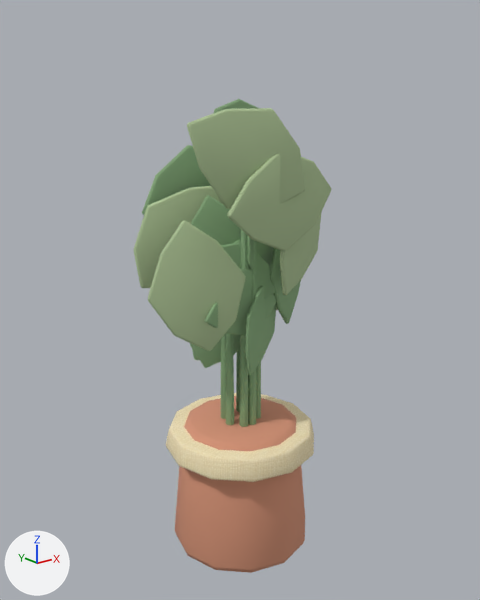
The Blender file assets-source/blender/large-plant.blend as it was, and as the next commit left it.
Before and after are seen from a camera (50 mm lens) standing at (-0.991, -1.235, 1.17) and looking at (0.003, 0.007, 0.673). The axes (+X, +Y, +Z) are drawn at lower left. The lights are the same throughout. The first picture is the older version.

The first picture shows 'plant_leaf', 'plant_leaf.001', 'plant_leaf.002', 'plant_leaf.003', 'plant_leaf.004', 'plant_leaf.005', 'plant_leaf.006', 'plant_leaf.007', 'plant_pot_rim', 'plant_side_leaf', 'plant_side_leaf.001', 'plant_side_leaf.003', 'plant_side_leaf.004', 'plant_side_leaf.006', 'plant_side_leaf.007', 'plant_side_leaf.008', 'plant_stem.001', 'plant_stem.002', 'plant_stem.003', 'plant_stem.004', 'plant_stem.005', 'plant_stem.007', 'plant_textured_pot'.
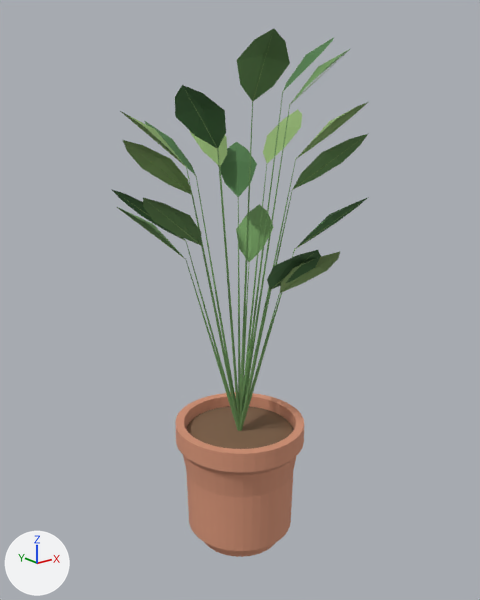
Not visible in the pictures: 'plant_leaf.008'.

Location of each change, (x1, y1, x2, y2) in pixels of the pictures (480 x 600 px):
'plant_textured_pot', reshaped, moved (7% shorter)
    before: (175, 396, 305, 573)
    after: (175, 393, 304, 557)
'plant_leaf.004', deleted
    before: (148, 220, 246, 351)
'plant_leaf.007', deleted
    before: (187, 108, 306, 209)
'veined_houseplant_leaf.001', added
    after: (117, 28, 369, 262)
'veined_houseplant_leaf', added
    after: (111, 37, 369, 290)
'plant_pot_rim', deleted
    before: (166, 393, 314, 482)
'plant_leaf.002', deleted
    before: (227, 154, 331, 251)
'houseplant_petiole', added
    after: (186, 92, 296, 431)
'veined_houseplant_leaf.002', added
    after: (120, 102, 368, 292)
'plant_leaf.001', deleted
    before: (133, 186, 224, 288)
'dark_potting_soil', added (brown)
    after: (186, 406, 293, 449)
'plant_leaf.006', deleted (green)
    before: (142, 145, 211, 215)
'plant_side_leaf.004', deleted (green)
    before: (245, 286, 276, 375)
'plant_leaf.005', deleted
    before: (280, 211, 322, 295)
'plant_side_leaf.003', deleted (green)
    before: (191, 195, 241, 245)
'plant_side_leaf.001', deleted (green)
    before: (205, 268, 282, 335)
'plant_stem.007', deleted (green)
    before: (239, 230, 248, 427)
'plant_leaf', deleted (green)
    before: (270, 248, 301, 324)
'plant_side_leaf.006', deleted (green)
    before: (221, 243, 275, 299)
'plant_stem.004', deleted (green)
    before: (226, 334, 234, 425)
'plant_stem.002', deleted (green)
    before: (248, 241, 256, 425)
'plant_side_leaf.008', deleted (green)
    before: (190, 334, 240, 368)
'leaf_midrib', added
    after: (118, 36, 362, 293)
'plant_side_leaf.007', deleted (green)
    before: (247, 235, 274, 269)
'plant_stem.001', deleted (green)
    before: (221, 333, 226, 419)
'plant_stem.005', deleted
    before: (256, 362, 261, 419)
'plant_leaf.003', deleted
    before: (214, 99, 258, 113)
'plant_stem.003', deleted (mostly hidden)
    before: (236, 348, 240, 412)
'plant_side_leaf', deleted (mostly hidden)
    before: (192, 349, 199, 360)
part 1 of me_cone_050, cut back
    before: (175, 396, 305, 573)
    after: (175, 393, 304, 557)

Diff of the bpy script that builds the scene:
```diff
--- a/assets-source/blender/large-plant.blend.py
+++ b/assets-source/blender/large-plant.blend.py
@@ me_cone_050 @@
-me_cone_050.from_pydata(...)  # 72 vertices, 62 faces; spans x -0.184..0.184, y -0.184..0.184, z -0.176..0.176
+me_cone_050.from_pydata(...)  # 240 vertices, 200 faces; spans x -0.169..0.168, y -0.167..0.176, z 0.0..0.341
+# me_cone_050 part 1: 72 vertices removed from x -0.184..0.184, y -0.184..0.184, z -0.176..0.176; 240 vertices added at x -0.169..0.168, y -0.167..0.176, z 0.0..0.341
+# me_cone_050 part 2: the surface is now shaded flat
 me_cone_050.materials.append(mat_terracotta)
@@ ob_plant_textured_pot @@
 ob_plant_textured_pot = bpy.data.objects.new('plant_textured_pot', me_cone_050)
-ob_plant_textured_pot.location = (0.0, 0.0, 0.175)
+ob_plant_textured_pot.location = (0.0, 0.0, 0.0)
@@ ob_plant_pot_rim @@
-ob_plant_pot_rim = bpy.data.objects.new('plant_pot_rim', me_cone_051)
@@ ob_plant_leaf @@
-ob_plant_leaf = bpy.data.objects.new('plant_leaf', me_plant_leaf)
@@ ob_plant_side_leaf @@
-ob_plant_side_leaf = bpy.data.objects.new('plant_side_leaf', me_plant_side_leaf)
@@ ob_plant_stem_001 @@
-ob_plant_stem_001 = bpy.data.objects.new('plant_stem.001', me_cone_053)
@@ ob_plant_leaf_001 @@
-ob_plant_leaf_001 = bpy.data.objects.new('plant_leaf.001', me_plant_leaf_001)
@@ ob_plant_side_leaf_001 @@
-ob_plant_side_leaf_001 = bpy.data.objects.new('plant_side_leaf.001', me_plant_side_leaf_001)
@@ ob_plant_stem_002 @@
-ob_plant_stem_002 = bpy.data.objects.new('plant_stem.002', me_cone_054)
@@ ob_plant_leaf_002 @@
-ob_plant_leaf_002 = bpy.data.objects.new('plant_leaf.002', me_plant_leaf_002)
@@ ob_plant_stem_003 @@
-ob_plant_stem_003 = bpy.data.objects.new('plant_stem.003', me_cone_055)
@@ ob_plant_leaf_003 @@
-ob_plant_leaf_003 = bpy.data.objects.new('plant_leaf.003', me_plant_leaf_003)
@@ ob_plant_side_leaf_003 @@
-ob_plant_side_leaf_003 = bpy.data.objects.new('plant_side_leaf.003', me_plant_side_leaf_003)
@@ ob_plant_stem_004 @@
-ob_plant_stem_004 = bpy.data.objects.new('plant_stem.004', me_cone_056)
@@ ob_plant_leaf_004 @@
-ob_plant_leaf_004 = bpy.data.objects.new('plant_leaf.004', me_plant_leaf_004)
@@ ob_plant_side_leaf_004 @@
-ob_plant_side_leaf_004 = bpy.data.objects.new('plant_side_leaf.004', me_plant_side_leaf_004)
@@ ob_plant_stem_005 @@
-ob_plant_stem_005 = bpy.data.objects.new('plant_stem.005', me_cone_057)
@@ ob_plant_leaf_005 @@
-ob_plant_leaf_005 = bpy.data.objects.new('plant_leaf.005', me_plant_leaf_005)
@@ ob_plant_leaf_006 @@
-ob_plant_leaf_006 = bpy.data.objects.new('plant_leaf.006', me_plant_leaf_006)
@@ ob_plant_side_leaf_006 @@
-ob_plant_side_leaf_006 = bpy.data.objects.new('plant_side_leaf.006', me_plant_side_leaf_006)
@@ ob_plant_stem_007 @@
-ob_plant_stem_007 = bpy.data.objects.new('plant_stem.007', me_cone_059)
@@ ob_plant_leaf_007 @@
-ob_plant_leaf_007 = bpy.data.objects.new('plant_leaf.007', me_plant_leaf_007)
@@ ob_plant_side_leaf_007 @@
-ob_plant_side_leaf_007 = bpy.data.objects.new('plant_side_leaf.007', me_plant_side_leaf_007)
@@ ob_plant_leaf_008 @@
-ob_plant_leaf_008 = bpy.data.objects.new('plant_leaf.008', me_plant_leaf_008)
@@ ob_plant_side_leaf_008 @@
-ob_plant_side_leaf_008 = bpy.data.objects.new('plant_side_leaf.008', me_plant_side_leaf_008)
@@ ob_veined_houseplant_leaf_002 @@
+ob_veined_houseplant_leaf_002 = bpy.data.objects.new('veined_houseplant_leaf.002', me_veined_houseplant_leaf_002)  # 54 vertices, 48 faces; spans x -0.3..0.282, y -0.3..0.297, z 0.722..1.148; in mat_foliage_new_growth (green #90b16f)
+ob_veined_houseplant_leaf_002.location = (0.0, 0.0, 0.0)
@@ ob_veined_houseplant_leaf_001 @@
+ob_veined_houseplant_leaf_001 = bpy.data.objects.new('veined_houseplant_leaf.001', me_veined_houseplant_leaf_001)  # 54 vertices, 48 faces; spans x -0.296..0.293, y -0.272..0.216, z 0.737..1.279; in mat_foliage_main (green #6f995d)
+ob_veined_houseplant_leaf_001.location = (0.0, 0.0, 0.0)
@@ ob_leaf_midrib @@
+ob_leaf_midrib = bpy.data.objects.new('leaf_midrib', me_leaf_midrib)  # 152 vertices, 114 faces; spans x -0.288..0.288, y -0.288..0.289, z 0.721..1.291; in mat_foliage_new_growth (green #90b16f)
+ob_leaf_midrib.location = (0.0, 0.0, 0.0)
@@ ob_veined_houseplant_leaf @@
+ob_veined_houseplant_leaf = bpy.data.objects.new('veined_houseplant_leaf', me_veined_houseplant_leaf)  # 63 vertices, 56 faces; spans x -0.278..0.3, y -0.299..0.3, z 0.734..1.3; in mat_foliage_shadow (dark green #507c4b)
+ob_veined_houseplant_leaf.location = (0.0, 0.0, 0.0)
@@ ob_houseplant_petiole @@
+ob_houseplant_petiole = bpy.data.objects.new('houseplant_petiole', me_houseplant_petiole)  # 266 vertices, 171 faces; spans x -0.133..0.133, y -0.13..0.135, z 0.305..1.171; in mat_foliage_main (green #6f995d)
+ob_houseplant_petiole.location = (0.0, 0.0, 0.0)
@@ ob_dark_potting_soil @@
+ob_dark_potting_soil = bpy.data.objects.new('dark_potting_soil', me_cone)  # 192 vertices, 162 faces; spans x -0.142..0.141, y -0.14..0.149, z 0.294..0.314; in mat_bark_umber (brown #7e6148)
+ob_dark_potting_soil.location = (0.0, 0.0, 0.0)
```
